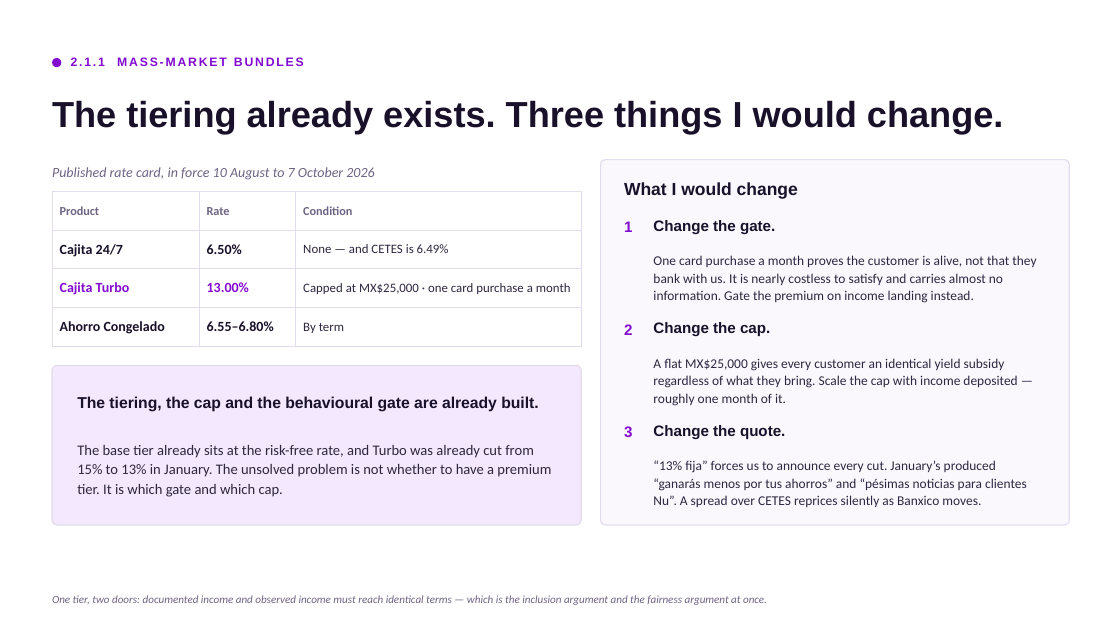
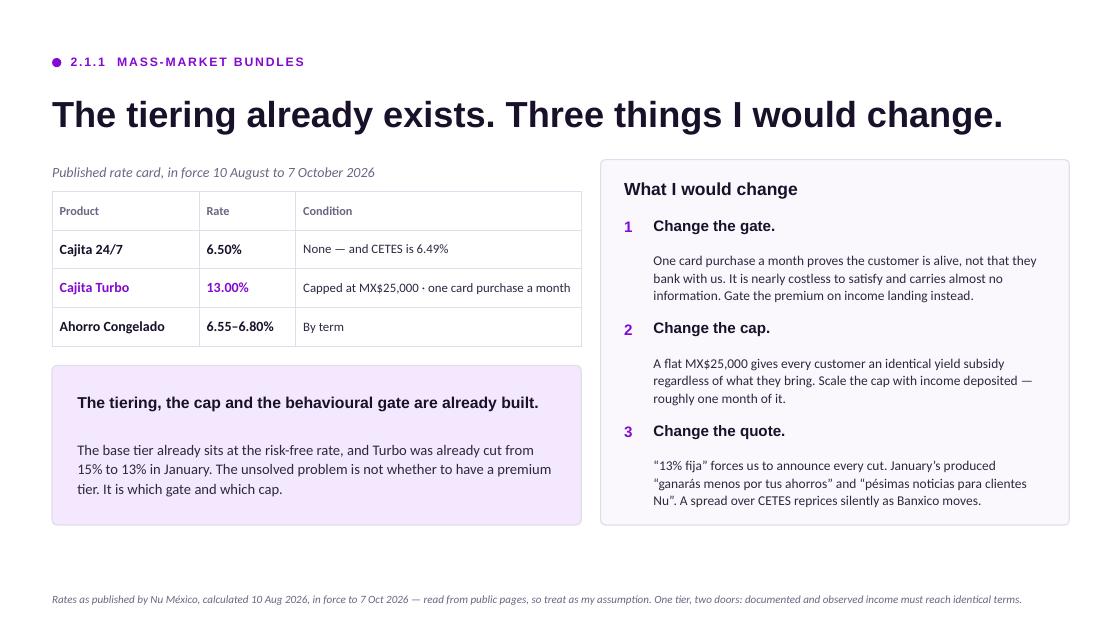
Before and after one commit to cemorr10-debug/nubank-case-prep, a slide deck: slide 5 of deck/Core_Mexico_Business_Case.pptx. Drawn at 1120x630 pixels with LibreOffice and Linux fonts; fonts in the diff are those of the drawing. Boxes give left, top, right and bottom in pixels: in the first picture for what was removed or moved away, otherwise in the second. Text is boxed around its words. In the diff, an @@ line names an element or a change of style, - is before the commit and + after.

```diff
--- a/deck/Core_Mexico_Business_Case.pptx
+++ b/deck/Core_Mexico_Business_Case.pptx
@@ text at <box>52,595,1023,605</box>: text changed @@
-One tier, two doors: documented income and observed income must reach identical terms — which is the inclusion argument and the fairness argument at once.
+Rates as published by Nu México, calculated 10 Aug 2026, in force to 7 Oct 2026 — read from public pages, so treat as my assumption. One tier, two doors: documented and observed income must reach identical terms.
```
Also in this commit, not shown: 7 other slides changed, 5 other files.
